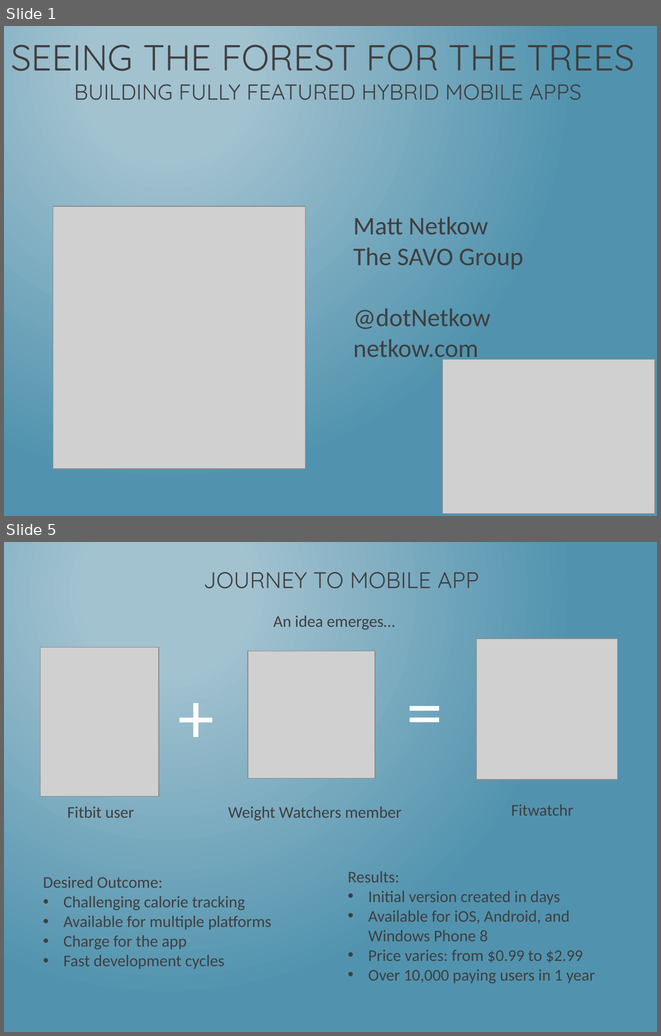
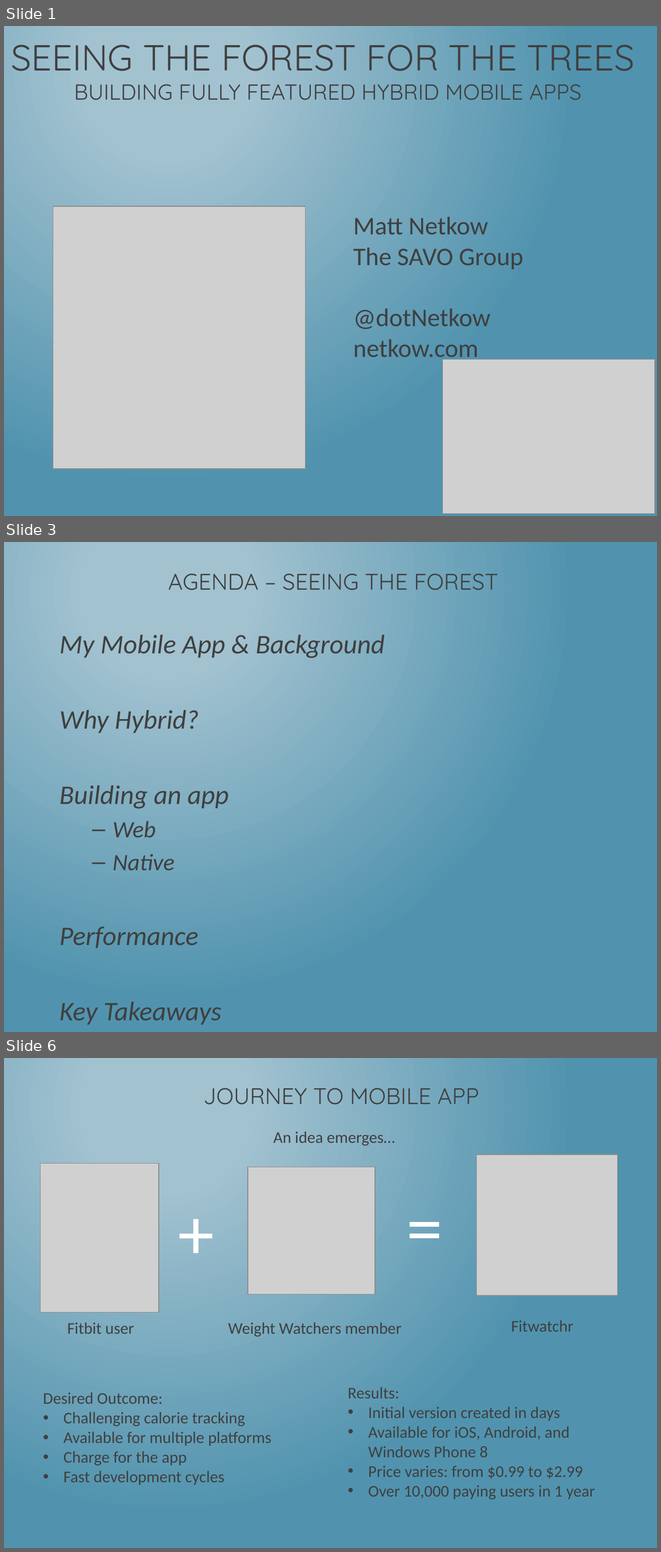
Before and after one commit to dotNetkow/Presentations, a slide deck: 2014-08-11 That Conference - Hybrid Apps/Building PhoneGap Mobile App w KendoUI.pptx. Shown one above the other, each under a label of ours: slides 1 and 5 before the commit, slides 1, 3 and 6 after it; the slides between them are not shown. The pictures are 661x1036 and 661x1552 pixels, drawn with LibreOffice and Linux fonts; fonts in the diff are those of the drawing; grey boxes stand for pictures. Boxes give left, top, right and bottom in pixels: in the first picture for what was removed or moved away, otherwise in the second. Text is boxed around its words. In the diff, an @@ line names an element or a change of style, - is before the commit and + after.

```diff
--- a/2014-08-11 That Conference - Hybrid Apps/Building PhoneGap Mobile App w KendoUI.pptx
+++ b/2014-08-11 That Conference - Hybrid Apps/Building PhoneGap Mobile App w KendoUI.pptx
@@ slide 3 added at bbox=[4, 542, 657, 1032], background gradient #A3C3D1 to #5194AF @@
@@ title added at bbox=[168, 573, 498, 590], 25 pt, text #3F3F3F @@
+AGENDA – SEEING THE FOREST
@@ text added at bbox=[60, 635, 385, 1024], 29.6 pt, text #3F3F3F, italic @@
+My Mobile App & Background
+Why Hybrid?
+Building an app
+  – Web
+  – Native
+Performance
+Key Takeaways
@@ what was slide 5 is now slide 6 @@
```
Also in this commit, not shown: 6 slides changed, 9 other slides added, 3 slides removed.
